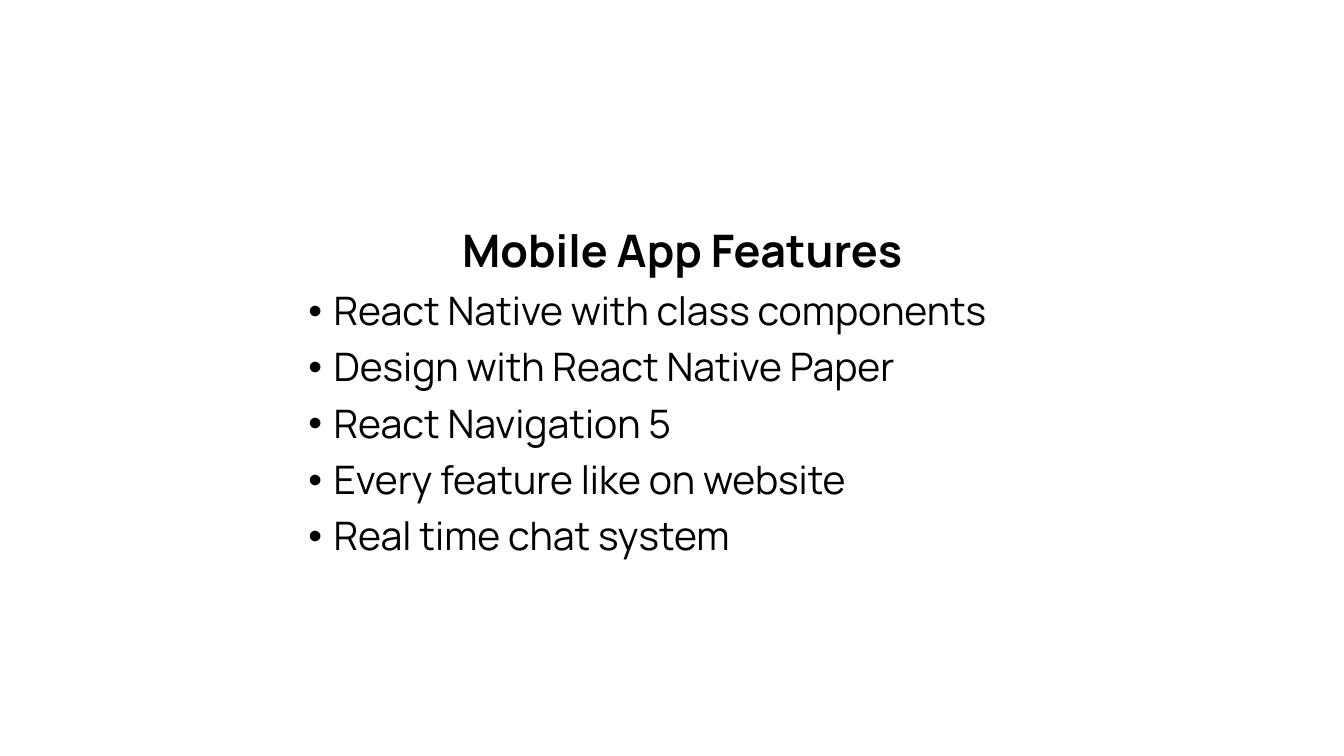
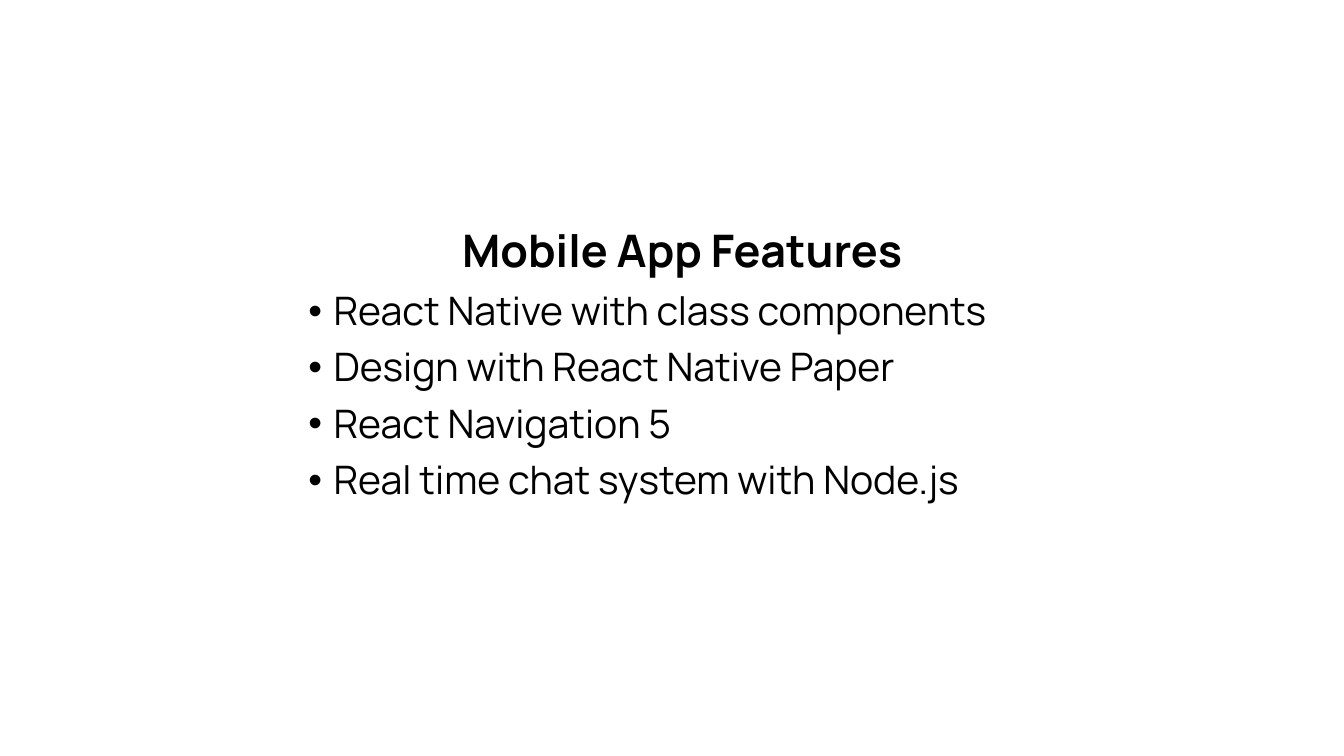
Before and after one commit to LukaPatarcic/social-media, a slide deck: slide 6 of Documentation/Presentation.pptx. Drawn at 1344x756 pixels with LibreOffice and Linux fonts; fonts in the diff are those of the drawing; background and template pictures are left out. Boxes give left, top, right and bottom in pixels: in the first picture for what was removed or moved away, otherwise in the second. Text is boxed around its words. In the diff, an @@ line names an element or a change of style, - is before the commit and + after.

```diff
--- a/Documentation/Presentation.pptx
+++ b/Documentation/Presentation.pptx
@@ text at box(334, 465, 959, 504): text changed @@
-• Every feature like on website
-• Real time chat system
+• Real time chat system with Node.js
```
Also in this commit, not shown: 1 other slide changed, 14 other files.
